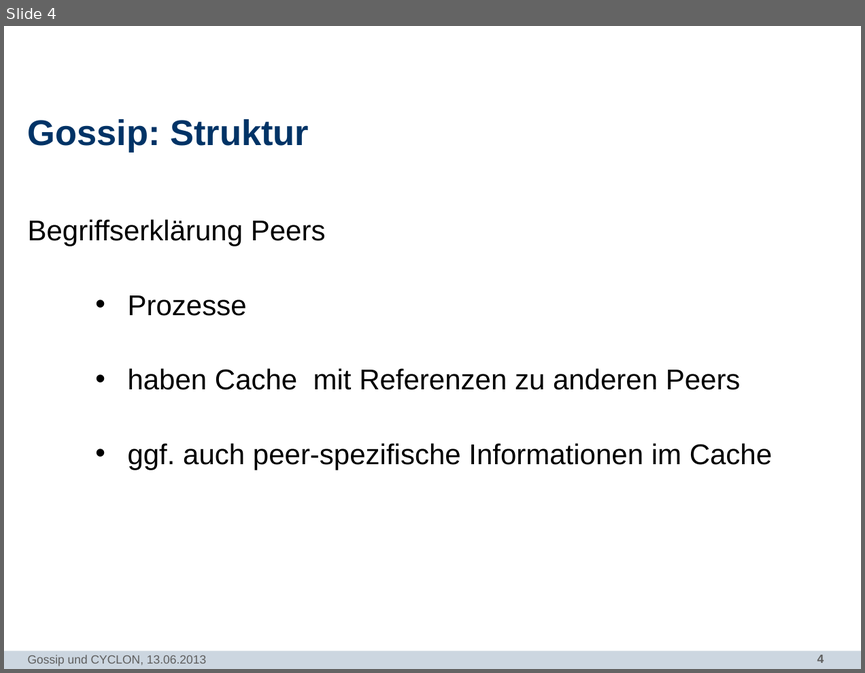
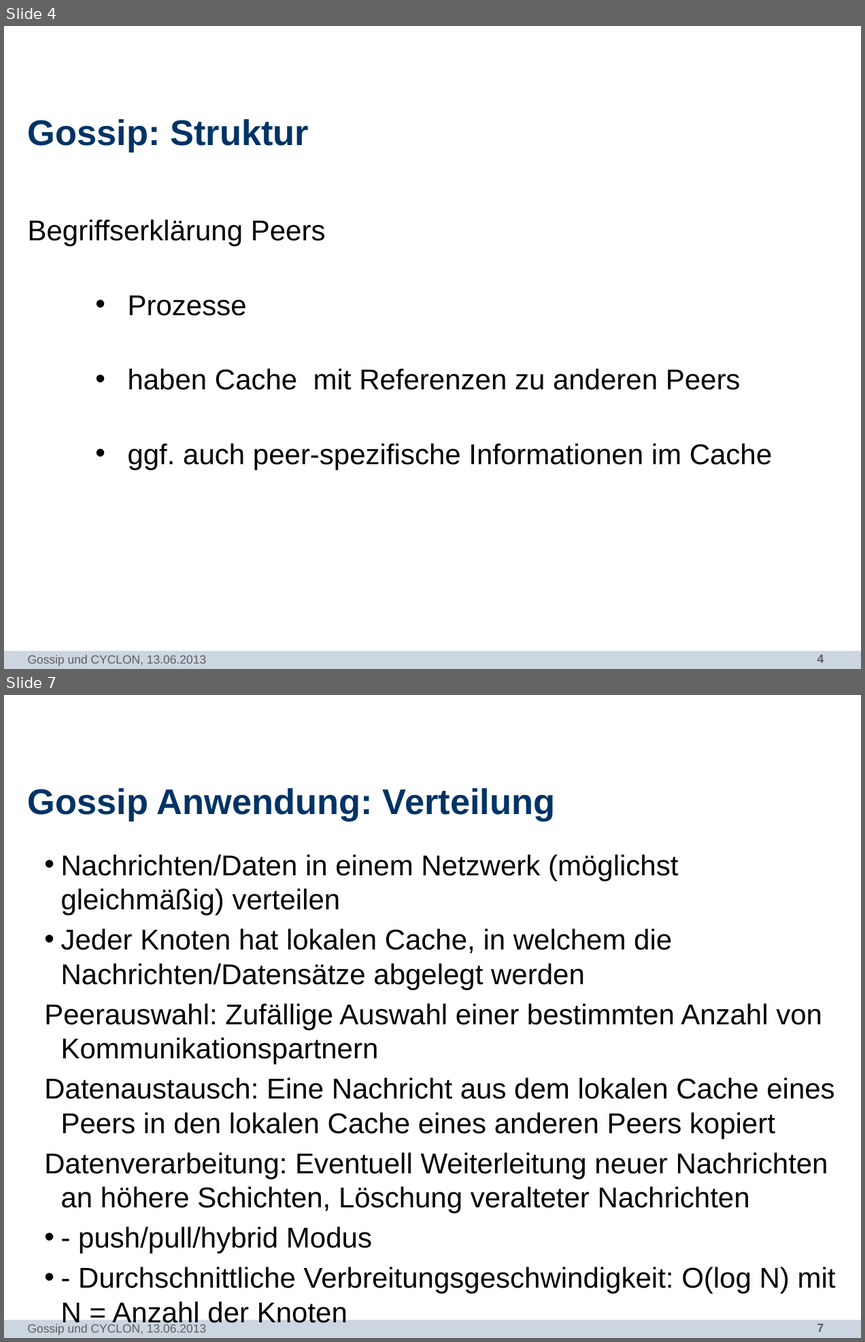
Before and after one commit to N8Fear/DistributedSystems, a slide deck: Vortrag/[MASTER] Präsentation.pptx. Shown one above the other, each under a label of ours: slide 4 before the commit, slides 4 and 7 after it; the slides between them are not shown. The pictures are 865x673 and 865x1342 pixels, drawn with LibreOffice and Linux fonts; fonts in the diff are those of the drawing; background and template pictures are left out. Boxes give left, top, right and bottom in pixels: in the first picture for what was removed or moved away, otherwise in the second. Text is boxed around its words. In the diff, an @@ line names an element or a change of style, - is before the commit and + after.

```diff
--- a/Vortrag/[MASTER] Präsentation.pptx
+++ b/Vortrag/[MASTER] Präsentation.pptx
@@ slide 7 added at box(4, 695, 861, 1338), background #FFFFFF; not listed: 2 template elements that a slide beside it also shows @@
@@ title added at box(28, 788, 555, 821), 30 pt, text #003366, bold @@
+Gossip Anwendung: Verteilung
@@ text added at box(44, 854, 836, 1293), 24 pt, text #000000 @@
+  • Nachrichten/Daten in einem Netzwerk (möglichst gleichmäßig) verteilen
+  • Jeder Knoten hat lokalen Cache, in welchem die Nachrichten/Datensätze abgelegt werden
+  Peerauswahl: Zufällige Auswahl einer bestimmten Anzahl von Kommunikationspartnern
+  Datenaustausch: Eine Nachricht aus dem lokalen Cache eines Peers in den lokalen Cache eines anderen Peers kopiert
+  Datenverarbeitung: Eventuell Weiterleitung neuer Nachrichten an höhere Schichten, Löschung veralteter Nachrichten
+  • - push/pull/hybrid Modus
+  • - Durchschnittliche Verbreitungsgeschwindigkeit: O(log N) mit N = Anzahl der Knoten
@@ text added at box(28, 1323, 206, 1335), 10 pt, text #5F5F5F @@
+Gossip und CYCLON, 13.06.2013
```
Also in this commit, not shown: 6 slides changed, 1 other slide added.
